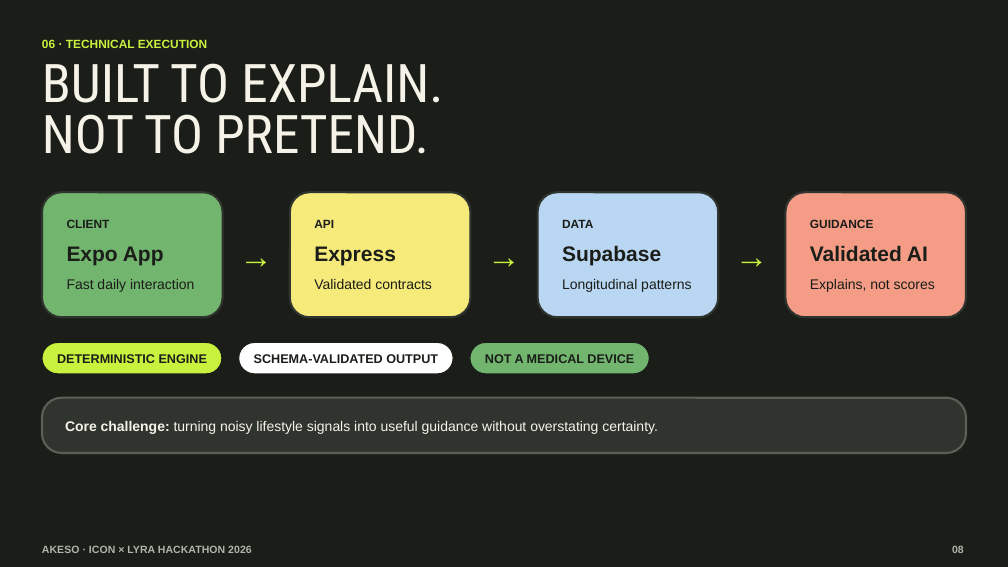
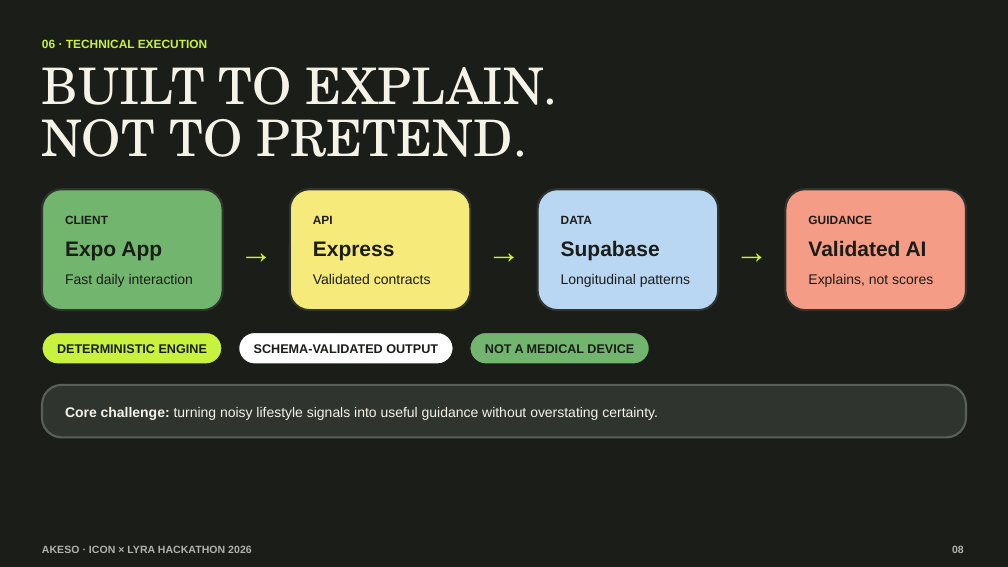
Before and after one commit to EdwinjJ1/akeso, a slide deck: slide 9 of pitch/Akeso-ICON-Lyra-Pitch-Revised.pptx. Drawn at 1008x567 pixels with LibreOffice and Linux fonts; fonts in the diff are those of the drawing. Boxes give left, top, right and bottom in pixels: in the first picture for what was removed or moved away, otherwise in the second. Text is boxed around its words. In the diff, an @@ line names an element or a change of style, - is before the commit and + after.

```diff
--- a/pitch/Akeso-ICON-Lyra-Pitch-Revised.pptx
+++ b/pitch/Akeso-ICON-Lyra-Pitch-Revised.pptx
@@ text "BUILT TO EXPLAIN." at (42,67,557,157): size 38 to 36 pt, font Roboto Condensed to TeX Gyre Schola; line spacing 36.5pt to 37.4pt @@
@@ rounded rectangle: place and size @@
-rounded rectangle at (42,193,223,318)
+rounded rectangle at (42,190,223,310)
@@ rounded rectangle: place and size @@
-rounded rectangle at (290,193,471,318)
+rounded rectangle at (290,190,471,310)
@@ rounded rectangle: place and size @@
-rounded rectangle at (537,193,718,318)
+rounded rectangle at (537,190,718,310)
@@ rounded rectangle: place and size @@
-rounded rectangle at (785,193,966,318)
+rounded rectangle at (785,190,966,310)
@@ 9 texts: place and size @@
-9 texts at (67,220,769,275)
+9 texts at (65,215,769,270)
@@ text "Validated AI": place and size @@
-text "Validated AI" at (810,245,928,261)
+text "Validated AI" at (808,240,927,256)
@@ text "GUIDANCE": place and size @@
-text "GUIDANCE" at (810,219,874,228)
+text "GUIDANCE" at (808,215,872,224)
@@ less space between paragraphs in 4 elements at (65,274,193,287), (808,274,933,287), (313,274,431,284), (561,274,690,287) @@
@@ 3 texts, 3 rounded rectangles: place and size @@
-3 texts, 3 rounded rectangles at (42,343,649,374)
+3 texts, 3 rounded rectangles at (42,333,649,364)
@@ proportions changed in 5 elements at (42,190,223,310), (290,190,471,310), (537,190,718,310), (785,190,966,310), (42,385,967,437) @@
@@ rounded rectangle: place and size @@
-rounded rectangle at (42,398,967,454)
+rounded rectangle at (42,385,967,437)
@@ text "Core challenge: turning noisy lifestyle ...": place and size @@
-text "Core challenge: turning noisy lifestyle ..." at (65,421,658,434)
+text "Core challenge: turning noisy lifestyle ..." at (65,407,658,420)
```
Also in this commit, not shown: 9 other slides changed, 1 slide added, 2 other files.
